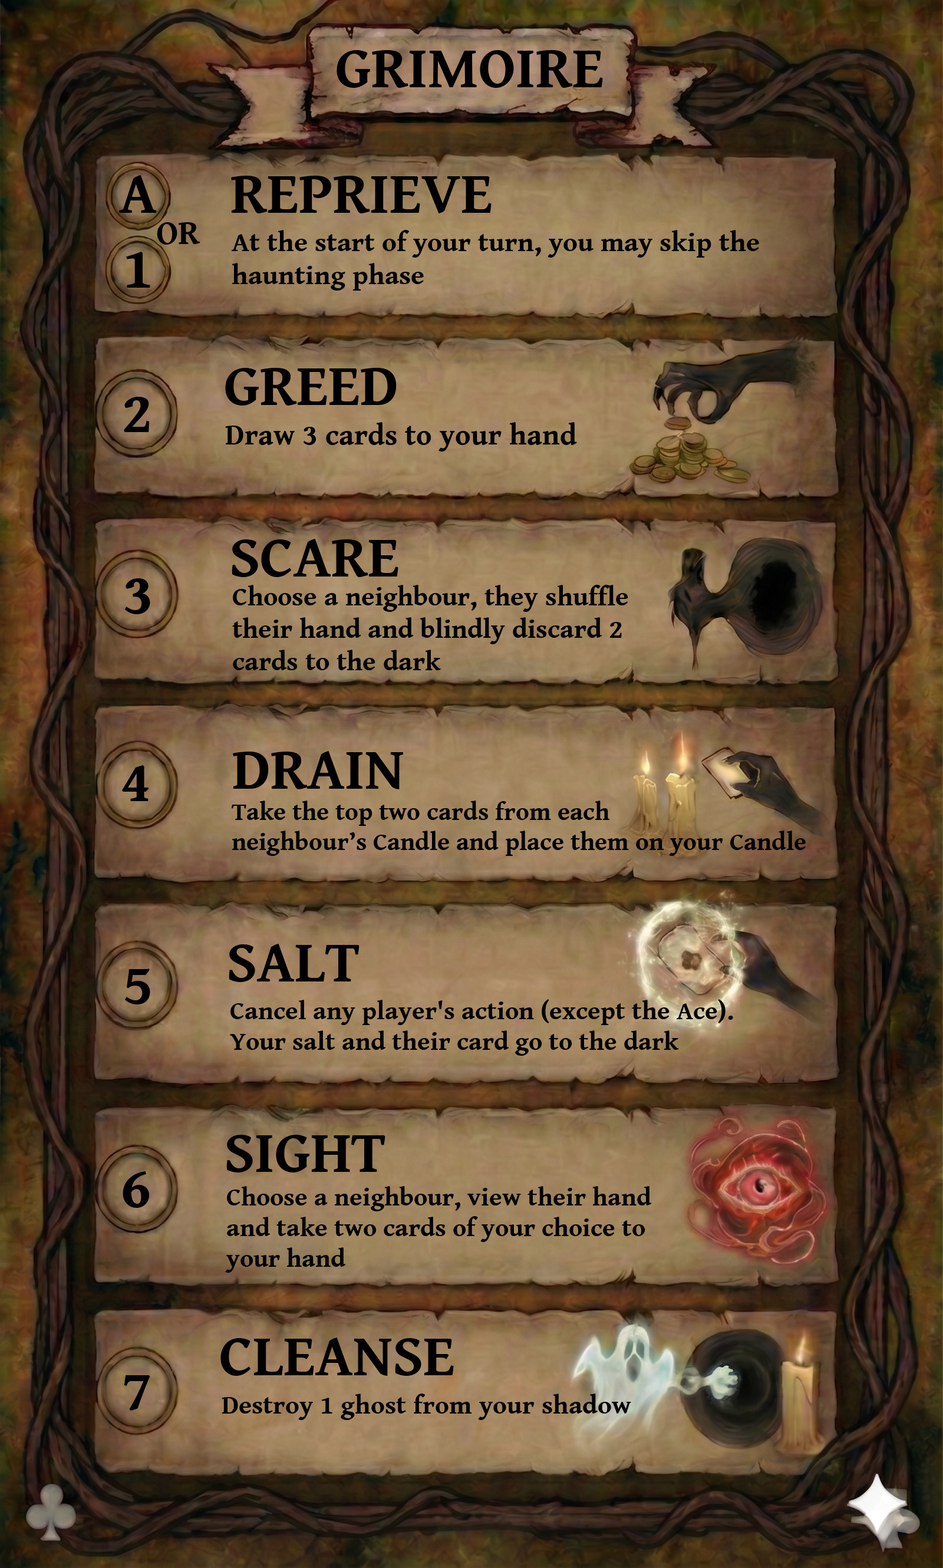
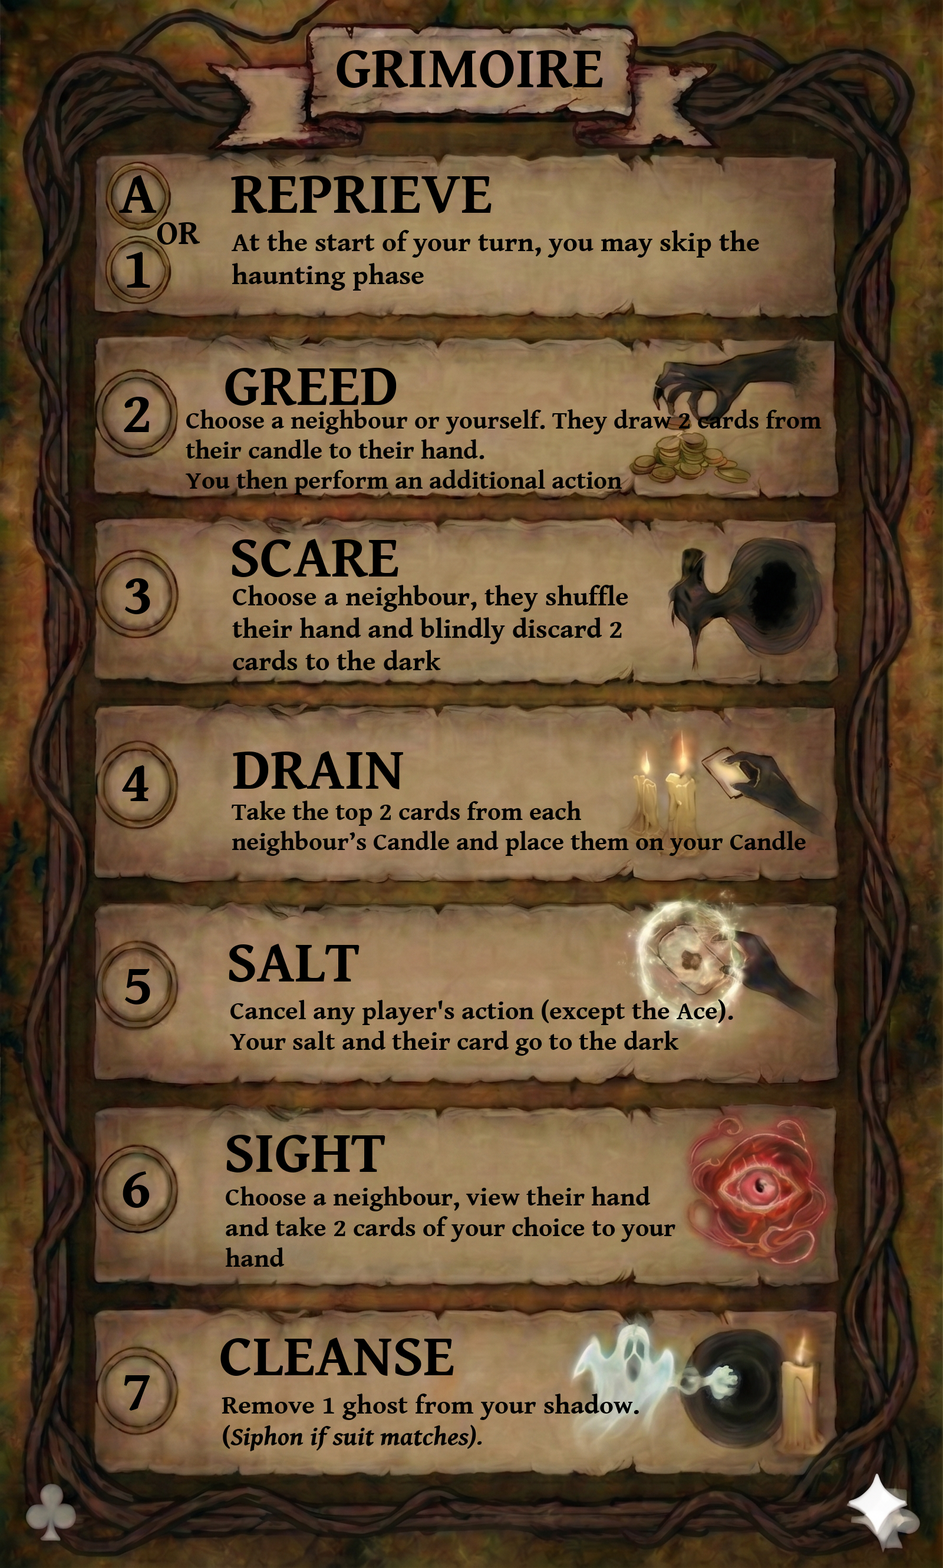
Before/after of a 943px x 1568px layered artwork. What changed in the layer stack:
renamed "Destroy 1 ghost from your shad..." to "Remove 1 ghost from your shado...", painted on it over (222, 1393, 639, 1452)
painted on "Choose a neighbour, view their..." over (225, 1186, 676, 1273)
renamed "Take the top two cards from ea..." to "Take the top 2 cards from each...", painted on it over (379, 800, 610, 820)
renamed "Draw 3 cards to your hand" to "Choose a neighbour or yourself...", painted on it over (185, 409, 822, 495)